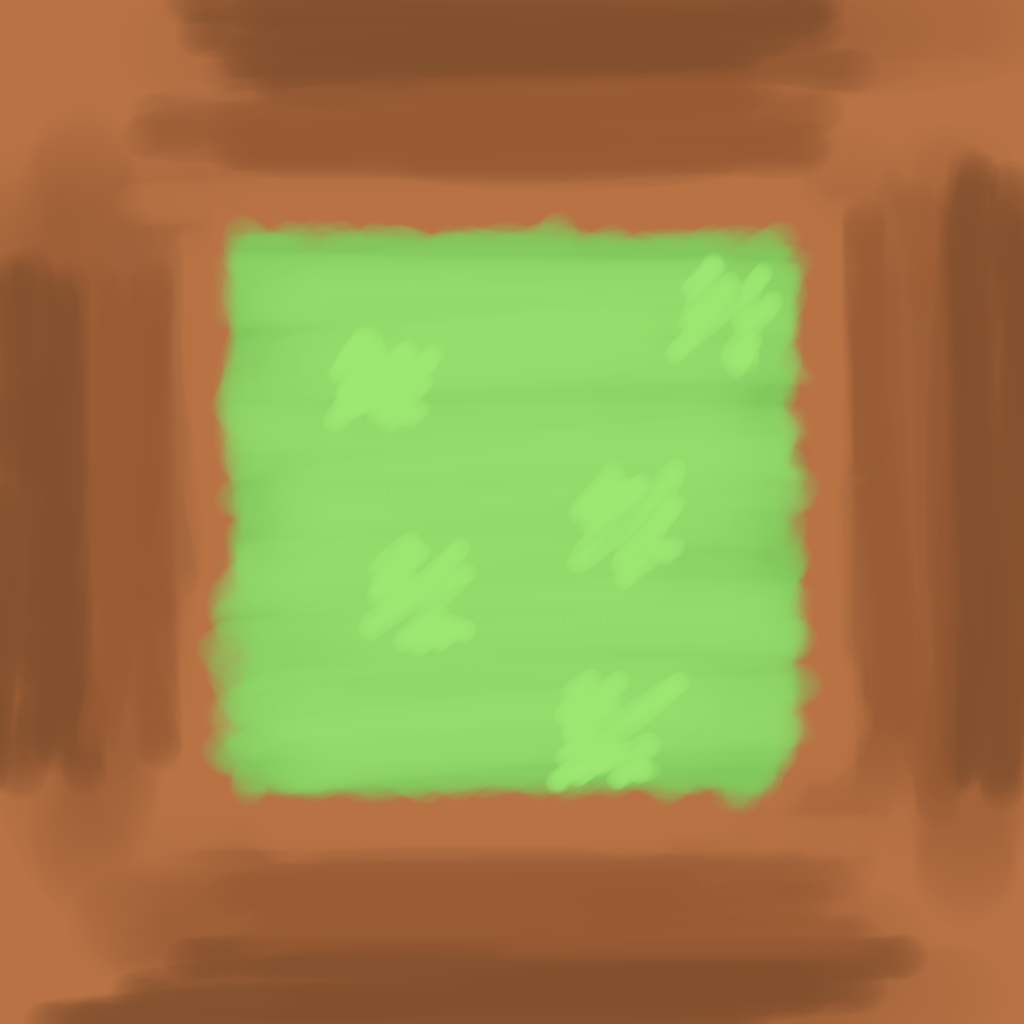
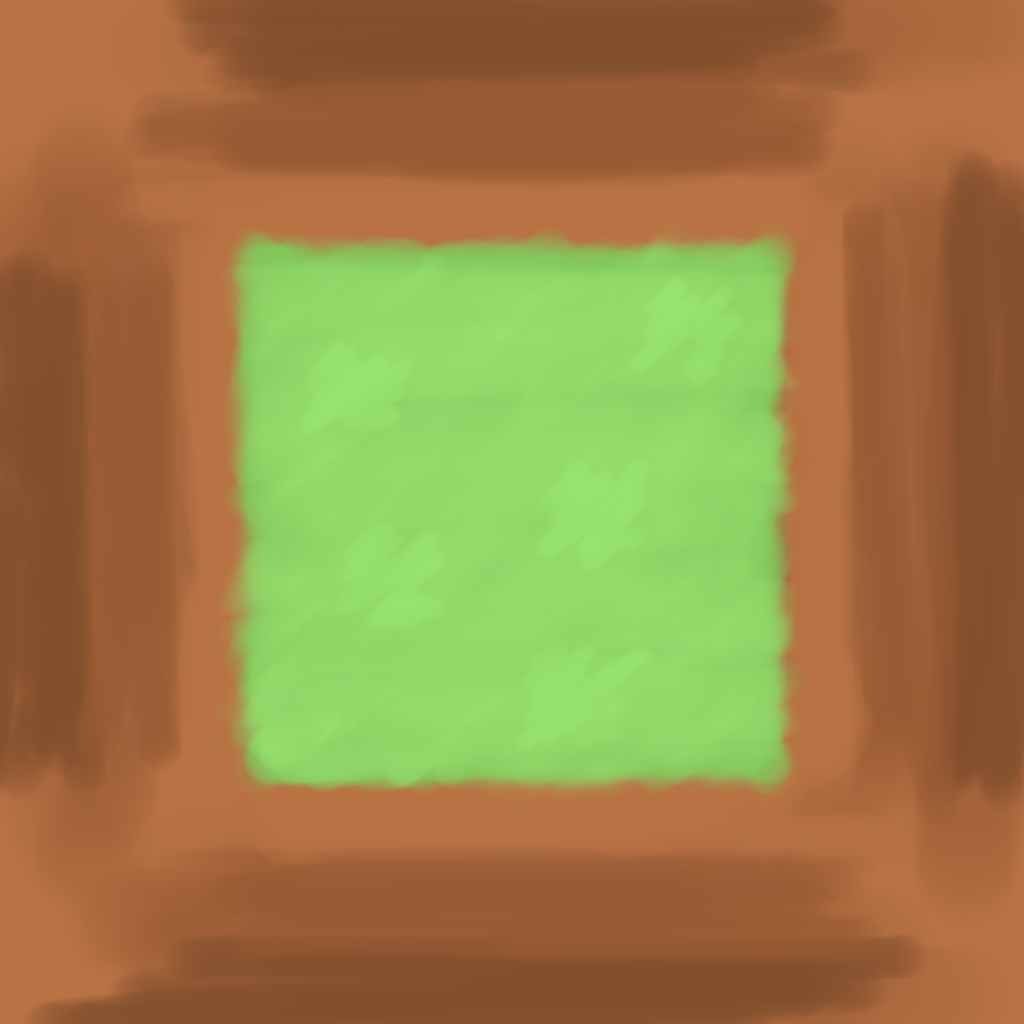
Layer changes from the first 1024px x 1024px image to the second:
added layer "Paint Layer 15" above "Paint Layer 11" over [196, 211, 869, 814]
"Paint Layer 11": opacity 100% → 69%, painted on it over [256, 211, 824, 814]
painted on "Paint Layer 9" over [196, 211, 869, 814]
painted on "Paint Layer 8" over [196, 211, 824, 814]
painted on "Paint Layer 14" over [196, 211, 869, 814]
painted on "Paint Layer 12" over [196, 211, 869, 814]
